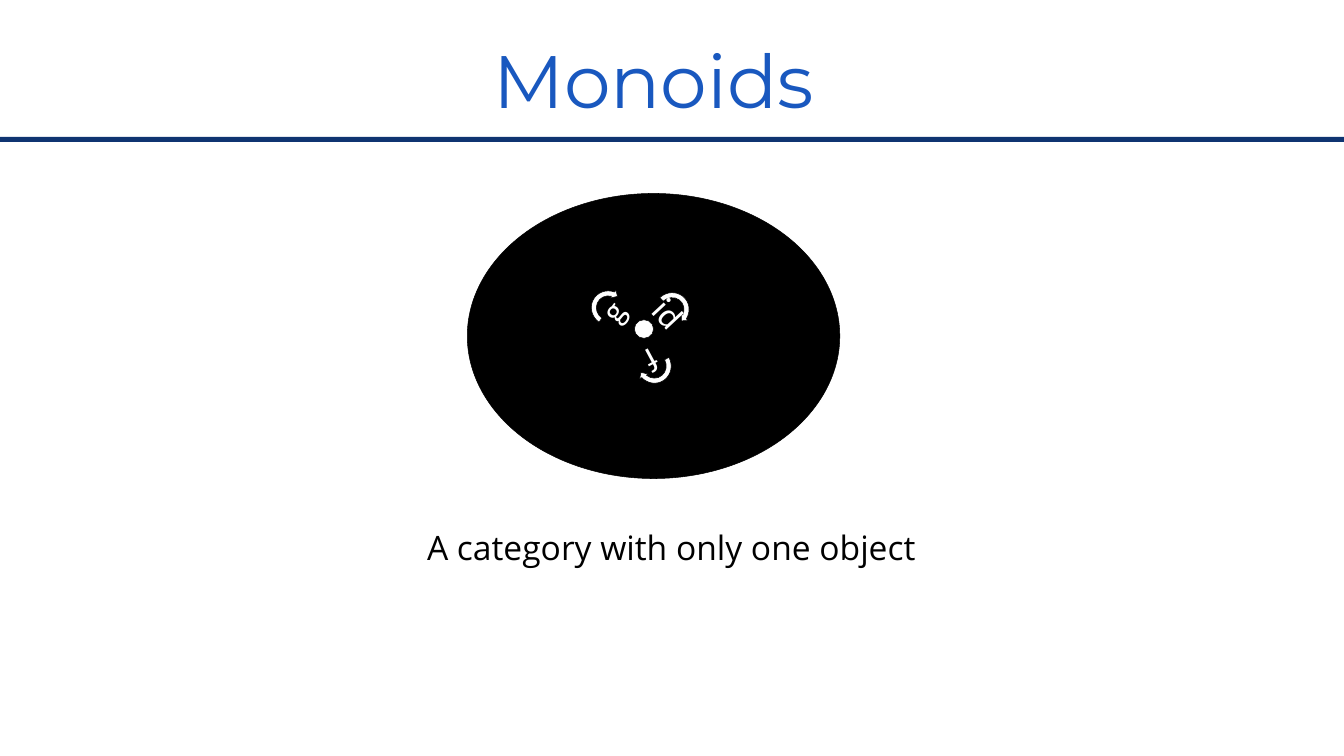
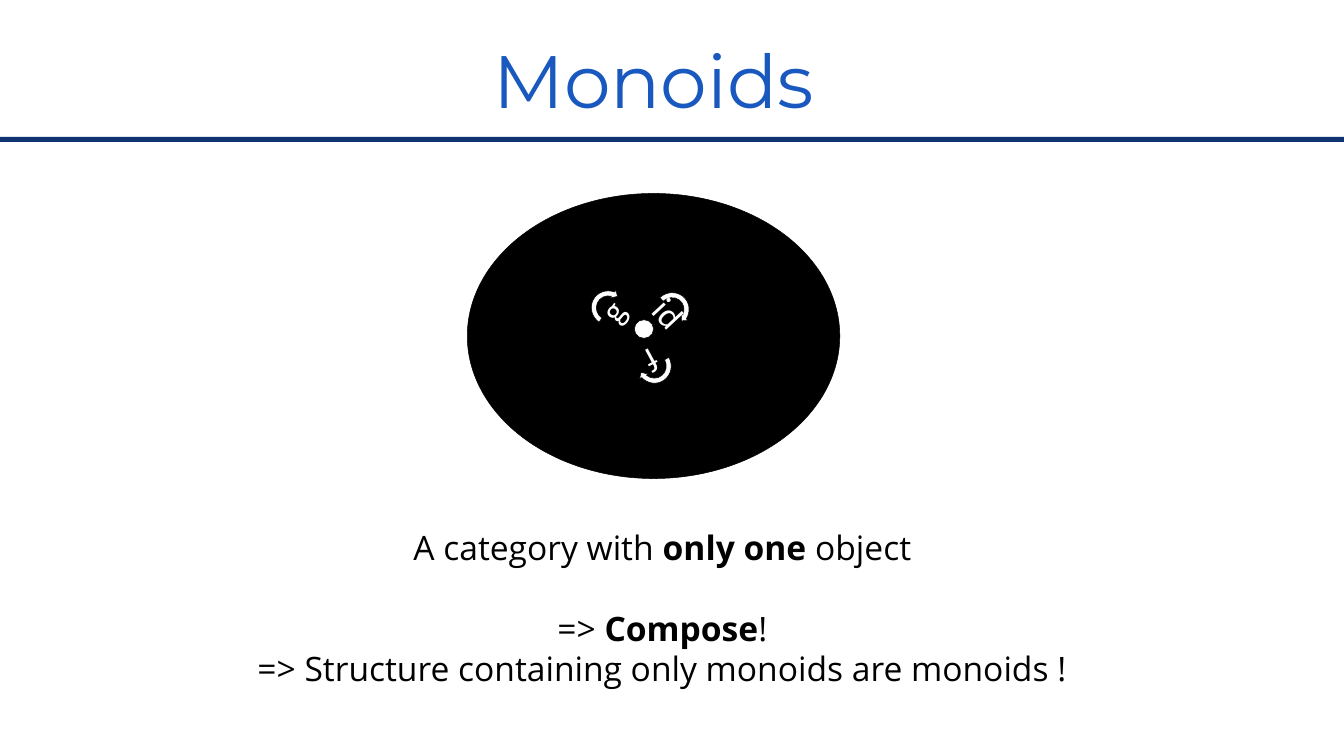
Before and after one commit to RomainTrm/CategoryTheoryYouAlreadyKnowIt, a slide deck: slide 25 of CategoryTheoryUniveristy_Devoxx_FR_2022.pptx. Drawn at 1344x756 pixels with LibreOffice and Linux fonts; fonts in the diff are those of the drawing; background and template pictures are left out. Boxes give left, top, right and bottom in pixels: in the first picture for what was removed or moved away, otherwise in the second. Text is boxed around its words. In the diff, an @@ line names an element or a change of style, - is before the commit and + after.

```diff
--- a/CategoryTheoryUniveristy_Devoxx_FR_2022.pptx
+++ b/CategoryTheoryUniveristy_Devoxx_FR_2022.pptx
@@ text at <box>305,534,1048,689</box>: text changed @@
-A category with only one object
+A category with only one object
+=> Compose!
+=> Structure containing only monoids are monoids !
```
Also in this commit, not shown: 13 other slides changed, 2 slides added, 1 slide removed.
